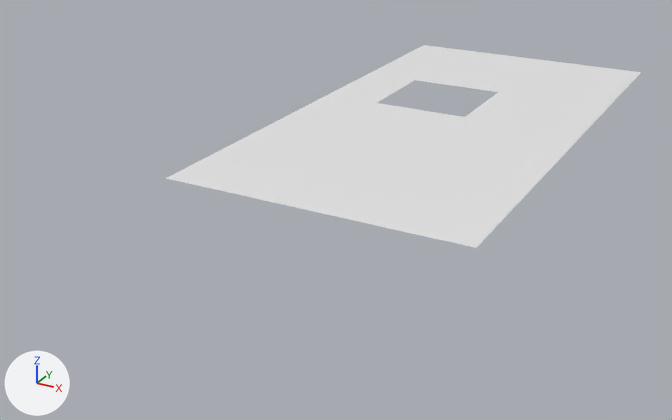
The FBX model ProjectIII_TheBigOne/Assets/Models/World/Level/BETA/v2/Model_Beta_MainHall_Ceiling_00.fbx: old version first, new version second.
Before and after are seen from a 50 mm lens placed at (14.1, -6.8, 22.3), pointed at (-8.8, 34.9, 1.5). Every picture has the same lights, and +X, +Y and +Z are marked at lower left. Where no turn or scale is listed for an object, it has been applied to the vertices.

In view in the first picture: '01_MainHall_Ceiling'.
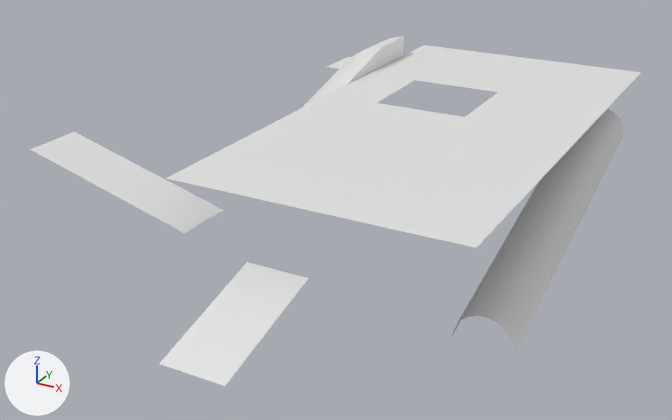
What differs and where, as boxes (x1, y1, x2, y2) in the pictures (672 x 420 px):
'01_Ramp_Ceiling_017', added
    after: (159, 310, 269, 386)
'01_Ramp_Ceiling_018', added
    after: (206, 262, 308, 329)
'01_Ramp_Ceiling_00', added
    after: (452, 273, 537, 354)
'01_Ramp_Ceiling_001', added
    after: (482, 233, 557, 308)
'01_Ramp_Ceiling_002', added
    after: (504, 197, 576, 268)
'01_Ramp_Ceiling_019', added
    after: (131, 183, 223, 233)
'01_Ramp_Ceiling_020', added
    after: (80, 157, 171, 204)
'01_Ramp_Ceiling_003', added
    after: (525, 165, 593, 229)
'01_Ramp_Ceiling_021', added
    after: (30, 132, 122, 176)
'01_Ramp_Ceiling_004', added
    after: (554, 134, 609, 195)
'01_Ramp_Ceiling_005', added
    after: (584, 109, 623, 163)
'01_Ramp_Ceiling_008', added
    after: (324, 47, 383, 85)
'01_Ramp_Ceiling_007', added
    after: (302, 71, 359, 108)
'01_Ramp_CornerCeiling_00', added
    after: (365, 36, 404, 66)
'Plane001', added
    after: (327, 57, 351, 69)

Patch to the scene script:
```diff
--- a/ProjectIII_TheBigOne/Assets/Models/World/Level/BETA/v2/Model_Beta_MainHall_Ceiling_00.fbx.py
+++ b/ProjectIII_TheBigOne/Assets/Models/World/Level/BETA/v2/Model_Beta_MainHall_Ceiling_00.fbx.py
@@ me_mesh_010 @@
+me_mesh_010.from_pydata(...)  # 16 vertices, 7 faces; spans x -1.5..1.4, y -1.5..1.5, z -0.88..0.88
@@ me_mesh_016 @@
+me_mesh_016.from_pydata([(-1.5, -1.5, 0.4), (-1.5, 1.5, 0.4), (1.5, -1.5, -0.4), (1.5, 1.5, -0.4)], [], [(0, 1, 3, 2)])
@@ me_mesh_009 @@
+me_mesh_009.from_pydata(...)  # 16 vertices, 7 faces; spans x -1.5..1.4, y -1.5..1.5, z -1.28..1.28
@@ me_mesh_014 @@
+me_mesh_014.from_pydata([(-1.5, 1.5, 0.4), (1.5, 1.5, 0.4), (-1.5, -1.5, -0.4), (1.5, -1.5, -0.4)], [], [(0, 1, 3, 2)])
@@ me_mesh_004 @@
+me_mesh_004.from_pydata(...)  # 26 vertices, 12 faces; spans x -1.5..1.5, y -1.5..1.5, z -1.5..0.8
@@ me_mesh_012 @@
+me_mesh_012.from_pydata([(-0.5, 1.5, 0.0), (0.5, 1.5, 0.0), (-0.5, -1.5, 0.0), (0.5, -1.5, 0.0)], [], [(0, 1, 3, 2)])
@@ ob_01_ramp_cornerceiling_00 @@
+ob_01_ramp_cornerceiling_00 = bpy.data.objects.new('01_Ramp_CornerCeiling_00', me_mesh_010)
+ob_01_ramp_cornerceiling_00.location = (-11.5, 44.5, 7.9)
@@ ob_01_ramp_ceiling_019 @@
+ob_01_ramp_ceiling_019 = bpy.data.objects.new('01_Ramp_Ceiling_019', me_mesh_016)
+ob_01_ramp_ceiling_019.location = (-11.5, 24.5, 5.01)
@@ ob_01_ramp_ceiling_008 @@
+ob_01_ramp_ceiling_008 = bpy.data.objects.new('01_Ramp_Ceiling_008', me_mesh_009)
+ob_01_ramp_ceiling_008.location = (-11.5, 41.5, 7.5)
@@ ob_01_ramp_ceiling_017 @@
+ob_01_ramp_ceiling_017 = bpy.data.objects.new('01_Ramp_Ceiling_017', me_mesh_014)
+ob_01_ramp_ceiling_017.location = (-4.5, 17.5, 3.4)
@@ ob_01_ramp_ceiling_003 @@
+ob_01_ramp_ceiling_003 = bpy.data.objects.new('01_Ramp_Ceiling_003', me_mesh_004)
+ob_01_ramp_ceiling_003.location = (2.5, 38.5, 3.7)
@@ ob_plane001 @@
+ob_plane001 = bpy.data.objects.new('Plane001', me_mesh_012)
+ob_plane001.location = (-13.5, 44.5, 7.02)
@@ ob_01_ramp_ceiling_00 @@
+ob_01_ramp_ceiling_00 = bpy.data.objects.new('01_Ramp_Ceiling_00', me_mesh_004.copy())
+ob_01_ramp_ceiling_00.location = (2.5, 29.5, 1.28)
@@ ob_01_ramp_ceiling_001 @@
+ob_01_ramp_ceiling_001 = bpy.data.objects.new('01_Ramp_Ceiling_001', me_mesh_004.copy())
+ob_01_ramp_ceiling_001.location = (2.5, 32.5, 2.09)
@@ ob_01_ramp_ceiling_021 @@
+ob_01_ramp_ceiling_021 = bpy.data.objects.new('01_Ramp_Ceiling_021', me_mesh_016.copy())
+ob_01_ramp_ceiling_021.location = (-17.5, 24.5, 6.62)
@@ ob_01_ramp_ceiling_004 @@
+ob_01_ramp_ceiling_004 = bpy.data.objects.new('01_Ramp_Ceiling_004', me_mesh_004.copy())
+ob_01_ramp_ceiling_004.location = (2.5, 41.5, 4.5)
@@ ob_01_ramp_ceiling_018 @@
+ob_01_ramp_ceiling_018 = bpy.data.objects.new('01_Ramp_Ceiling_018', me_mesh_014.copy())
+ob_01_ramp_ceiling_018.location = (-4.5, 20.5, 4.21)
@@ ob_01_ramp_ceiling_005 @@
+ob_01_ramp_ceiling_005 = bpy.data.objects.new('01_Ramp_Ceiling_005', me_mesh_004.copy())
+ob_01_ramp_ceiling_005.location = (2.5, 44.5, 5.3)
@@ ob_01_ramp_ceiling_007 @@
+ob_01_ramp_ceiling_007 = bpy.data.objects.new('01_Ramp_Ceiling_007', me_mesh_009.copy())
+ob_01_ramp_ceiling_007.location = (-11.5, 38.5, 6.69)
@@ ob_01_ramp_ceiling_020 @@
+ob_01_ramp_ceiling_020 = bpy.data.objects.new('01_Ramp_Ceiling_020', me_mesh_016.copy())
+ob_01_ramp_ceiling_020.location = (-14.5, 24.5, 5.81)
@@ ob_01_ramp_ceiling_002 @@
+ob_01_ramp_ceiling_002 = bpy.data.objects.new('01_Ramp_Ceiling_002', me_mesh_004.copy())
+ob_01_ramp_ceiling_002.location = (2.5, 35.5, 2.89)
```
